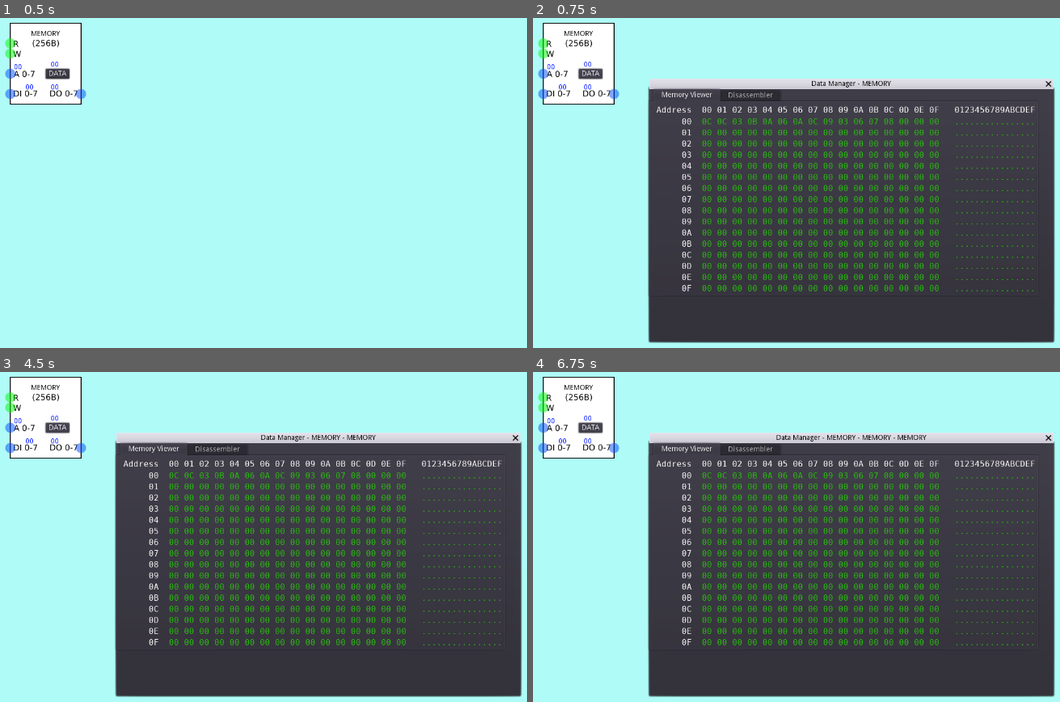
Above: before the commit, frames 1-4 (two rows, left to right).
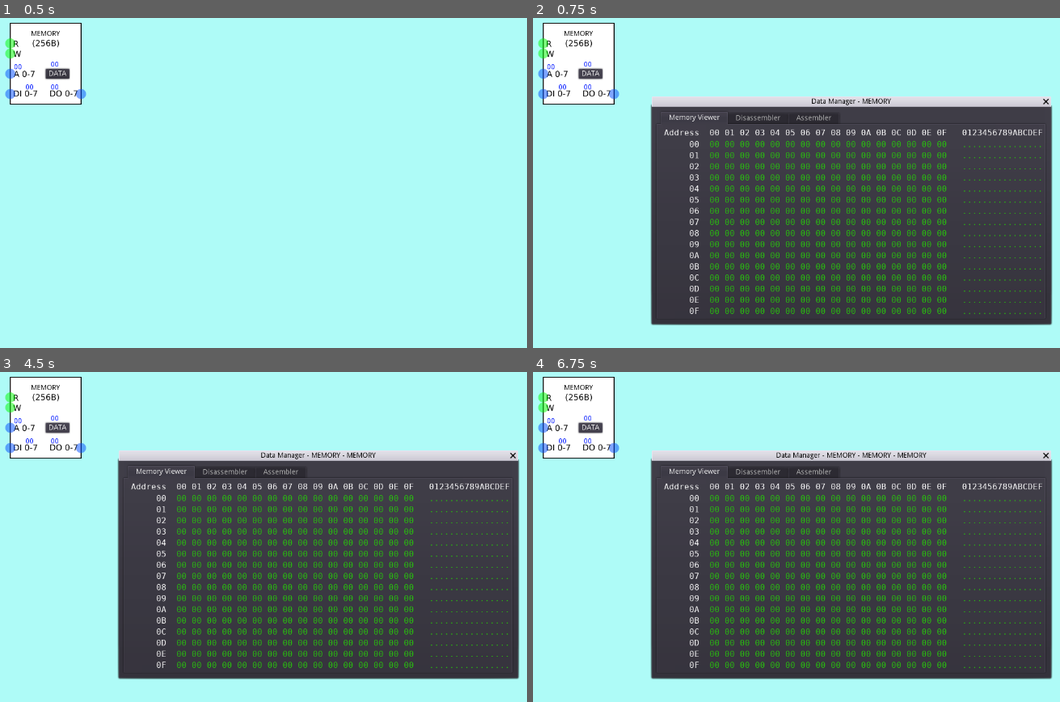
Above: after the commit, the same moments.

Repository: andrew-wilkes/digital-logic
Game: Godot game, scene res://parts/blocks/Memory.tscn
Same seed, same stepped clock (60 frames per second), same inputs: the game is played once before the commit and once after it. This scene is started directly instead of the project's main scene.
Inputs:
- Up to frame 1 (0.5 s): no input
- Up to frame 2 (0.75 s): click "DATA" at 0.5 s
- Up to frame 3 (4.5 s): click "MEMORY" at 1.25 s; click "OK" at 2 s; click "MEMORY" at 2.75 s; click "OK" at 3.5 s; click "DATA" at 4.25 s
- Up to frame 4 (6.75 s): click "MEMORY" at 5 s; click "OK" at 5.75 s; click "DATA" at 6.5 s

Frame 1 is identical in both runs. In frame 2, 23% of the frame differs, in the area x 21-100%, y 18-99%; in frame 3, 23%; in frame 4, 23%.
Error after the commit: Invalid call. Nonexistent function 'replace' in base 'Array'. (res://panels/Disassembler.gd:48)

Commit message:
Sync mem and src with popup

Diff:
--- /dev/null
+++ b/game/panels/Assembler.gd
@@ -0,0 +1,21 @@
+extends Control
+
+signal compile
+
+func load_src():
+	$VBox/SRC.text = g.src
+
+
+func _on_CompileButton_button_down():
+	g.src = $VBox/SRC.text.strip_edges()
+	emit_signal("compile")
+
+
+func show_msg(m, line_num):
+	highlight_line(line_num)
+	$Alert.dialog_text = m
+	$Alert.popup_centered()
+
+
+func highlight_line(line_num):
+	$VBox/SRC.cursor_set_line(line_num)
--- /dev/null
+++ b/game/panels/Assembler.tscn
@@ -0,0 +1,49 @@
+[gd_scene load_steps=2 format=2]
+
+[ext_resource path="res://panels/Assembler.gd" type="Script" id=1]
+
+[node name="Assembler" type="MarginContainer"]
+anchor_right = 1.0
+anchor_bottom = 1.0
+script = ExtResource( 1 )
+__meta__ = {
+"_edit_use_anchors_": false
+}
+
+[node name="VBox" type="VBoxContainer" parent="."]
+margin_right = 1280.0
+margin_bottom = 800.0
+custom_constants/separation = 10
+
+[node name="Header" type="HBoxContainer" parent="VBox"]
+margin_right = 1280.0
+margin_bottom = 20.0
+
+[node name="Control" type="Control" parent="VBox/Header"]
+margin_right = 1211.0
+margin_bottom = 20.0
+size_flags_horizontal = 3
+
+[node name="CompileButton" type="Button" parent="VBox/Header"]
+margin_left = 1215.0
+margin_right = 1280.0
+margin_bottom = 20.0
+size_flags_horizontal = 5
+size_flags_vertical = 5
+text = "Compile"
+
+[node name="SRC" type="TextEdit" parent="VBox"]
+margin_top = 30.0
+margin_right = 1280.0
+margin_bottom = 800.0
+size_flags_horizontal = 3
+size_flags_vertical = 3
+highlight_current_line = true
+show_line_numbers = true
+
+[node name="Alert" type="AcceptDialog" parent="."]
+margin_right = 83.0
+margin_bottom = 58.0
+size_flags_horizontal = 0
+size_flags_vertical = 0
+[connection signal="button_down" from="VBox/Header/CompileButton" to="." method="_on_CompileButton_button_down"]
--- a/game/panels/DataManager.gd
+++ b/game/panels/DataManager.gd
@@ -8,10 +8,26 @@
 		testing = true
 		open([])
 
-func open(data: Array, src = "", title = ""):
-	g.mem = data
-	g.src = src
+
+func open(title = ""):
 	if title != "":
 		window_title += " - " + title
 	call_deferred("popup_centered")
 	$Tabs/MemoryViewer.start(testing)
+	$Tabs/Disassembler.load_memory()
+	$Tabs/Assembler.load_src()
+
+
+func _on_Assembler_compile():
+	$Tabs.set_current_tab(1)
+	$Tabs/Disassembler.compile()
+
+
+func _on_Disassembler_code_error(msg, line_num):
+	$Tabs.set_current_tab(2)
+	$Tabs/Assembler.show_msg(msg, line_num)
+
+
+func _on_Disassembler_edit_source(line_num):
+	$Tabs.set_current_tab(2)
+	$Tabs/Assembler.highlight_line(line_num - 1)
--- a/game/panels/DataManager.tscn
+++ b/game/panels/DataManager.tscn
@@ -1,14 +1,15 @@
-[gd_scene load_steps=4 format=2]
+[gd_scene load_steps=5 format=2]
 
 [ext_resource path="res://panels/DataManager.gd" type="Script" id=1]
 [ext_resource path="res://panels/MemoryViewer.tscn" type="PackedScene" id=2]
 [ext_resource path="res://panels/Disassembler.tscn" type="PackedScene" id=3]
+[ext_resource path="res://panels/Assembler.tscn" type="PackedScene" id=4]
 
 [node name="DataManager" type="WindowDialog"]
 anchor_right = 1.0
 anchor_bottom = 1.0
-margin_right = -480.0
-margin_bottom = -300.0
+margin_right = -490.0
+margin_bottom = -370.0
 window_title = "Data Manager"
 script = ExtResource( 1 )
 __meta__ = {
@@ -16,11 +17,16 @@
 }
 
 [node name="Tabs" type="TabContainer" parent="."]
-margin_right = 8.0
-margin_bottom = 36.0
+margin_left = 10.0
+margin_top = 10.0
+margin_right = 768.0
+margin_bottom = 254.0
 size_flags_horizontal = 3
 tab_align = 0
 use_hidden_tabs_for_min_size = true
+__meta__ = {
+"_edit_use_anchors_": false
+}
 
 [node name="MemoryViewer" parent="Tabs" instance=ExtResource( 2 )]
 anchor_right = 1.0
@@ -36,3 +42,13 @@
 margin_top = 32.0
 margin_right = -4.0
 margin_bottom = -4.0
+
+[node name="Assembler" parent="Tabs" instance=ExtResource( 4 )]
+visible = false
+margin_left = 4.0
+margin_top = 32.0
+margin_right = -4.0
+margin_bottom = -4.0
+[connection signal="code_error" from="Tabs/Disassembler" to="." method="_on_Disassembler_code_error"]
+[connection signal="edit_source" from="Tabs/Disassembler" to="." method="_on_Disassembler_edit_source"]
+[connection signal="compile" from="Tabs/Assembler" to="." method="_on_Assembler_compile"]
--- a/game/panels/DataSrcLabel.gd
+++ b/game/panels/DataSrcLabel.gd
@@ -3,8 +3,8 @@
 signal clicked(line_number)
 signal value_changed(id, value)
 
+var id = 0
 var line_number = 0
-var id = 0
 var value = 0
 var editable = true
 var text_color
@@ -28,7 +28,7 @@
 		if value < -128:
 			value = -128
 		if value < 0:
-			value = 256 - value
+			value = 256 + value
 		if testing:
 			set_value(value)
 		emit_signal("value_changed", id, value)
@@ -38,6 +38,7 @@
 
 func set_value(v, txt = ""):
 	text = "%02X %s" % [v, txt]
+	value = v
 
 
 func _on_DataSrcLabel_gui_input(event):
@@ -46,6 +47,7 @@
 			$Edit.set_text(String(value))
 			$Edit.popup_centered()
 		else:
+			modulate = text_color
 			emit_signal("clicked", line_number)
 
 
--- a/game/panels/Disassembler.gd
+++ b/game/panels/Disassembler.gd
@@ -1,4 +1,7 @@
 extends Control
+
+signal code_error(msg, line_num)
+signal edit_source(line_num)
 
 var testing = false
 var locs
@@ -17,17 +20,28 @@
 		new_line.get_node("ADDR").text = "%02X" % n
 		new_line.get_node("SRC").id = n
 		new_line.get_node("SRC").connect("value_changed", self, "set_value")
+		new_line.get_node("SRC").connect("clicked", self, "edit_source")
 	if get_parent().name == "root":
 		$BG.show()
 		g.src = "START: DEST, DEST, ADD\nADD: SRC, TEMP, NEXT\nNEXT: TEMP, DEST, CONT\nCONT:w12\nTEMP:w1\nSRC:w2\nDEST:w3"
+		compile()
 	else:
 		$BG.hide()
-	compile()
 
 
-func update_addresses():
-	for n in 256:
-		pass
+func edit_source(line_number):
+	emit_signal("edit_source", line_number)
+
+
+func load_memory():
+	var addr = 0
+	for loc in locs.get_children():
+		var label = loc.get_node("SRC")
+		label.set_value(g.mem[addr], "")
+		label.editable = true
+		label.line_number = 0
+		addr += 1
+	compile()
 
 
 func compile():
@@ -45,7 +59,7 @@
 		if line.length() > 0 and line[0] != "#":
 			var i = line.find(":")
 			if i < 0:
-				show_msg("Error on line %d: %s" % [line_num, line])
+				show_msg("Error on line %d: %s" % [line_num, line], line_num)
 				return
 			else:
 				var label = line.substr(0, i).dedent().rstrip(" ")
@@ -57,63 +71,63 @@
 				if end < 1:
 					end = line.length()
 				if end - i < 3:
-					show_msg("Error on line %d: %s (too short)" % [line_num, line])
+					show_msg("Error on line %d: %s (too short)" % [line_num, line], line_num)
 					return
 				line = line.substr(i + 1, end - 1)
-				lines.append(line)
+				lines.append({"code": line, "number": line_num})
 				if line[0] == "w":
 					addr += 1
 				elif line[0] == " ":
 					addr += 3
 				else:
-					show_msg("Error on line %d: %s (no space after colon)" % [line_num, line])
+					show_msg("Error on line %d: %s (no space after colon)" % [line_num, line], line_num)
 					return
 	addr = 0
 	for line in lines:
-		line_text = line
+		line_text = line.code
 		if line_text[0] == "w":
 			line_text[0] = " "
 			var x = get_next_token()
 			if x.is_valid_integer():
-				set_value(addr, int(x), code.pop_front())
+				set_value(addr, int(x), line.number, code.pop_front())
 				addr += 1
 			else:
-				show_msg("Invalid integer: %s" % x)
+				show_msg("Invalid integer: %s" % x, line.number)
 				return
 		else:
 			var a = get_next_token()
 			if labels.keys().has(a):
-				set_value(addr, labels[a], code.pop_front())
+				set_value(addr, labels[a], line.number, code.pop_front())
 			else:
-				show_msg("Unknown label: %s" % a)
+				show_msg("Unknown label: %s" % a, line.number)
 				return
 			addr += 1
 			var b = get_next_token()
 			if b == "":
-				show_msg("Missing second parameter!")
+				show_msg("Missing second parameter!", line.number)
 				return
 			if labels.keys().has(b):
-				set_value(addr, labels[b], b)
+				set_value(addr, labels[b], line.number, b)
 			else:
-				show_msg("Unknown label: %s" % b)
+				show_msg("Unknown label: %s" % b, line.number)
 				return
 			addr += 1
 			var c = get_next_token()
 			if c == "":
-				set_value(addr, labels[b], b)
+				set_value(addr, labels[b], line.number, b)
 			elif labels.keys().has(c):
-				set_value(addr, labels[c], c)
+				set_value(addr, labels[c], line.number, c)
 			else:
-				show_msg("Unknown label: %s" % c)
+				show_msg("Unknown label: %s" % c, line.number)
 				return
 			addr += 1
 
 
-func set_value(addr, v, txt = ""):
-	print(txt)
+func set_value(addr, v, line_number = 0, txt = ""):
 	var label = locs.get_child(addr).get_node("SRC")
 	label.set_value(v, txt)
 	label.editable = txt.empty()
+	label.line_number = line_number
 	if addr < g.mem.size():
 		g.mem[addr] = v
 
@@ -131,7 +145,5 @@
 	return t
 
 
-func show_msg(m):
-	print(m)
-	#msg.dialog_text = m
-	#msg.popup_centered()
+func show_msg(m, line_num = 0):
+	emit_signal("code_error", m, line_num)
--- a/game/panels/Disassembler.tscn
+++ b/game/panels/Disassembler.tscn
@@ -6,6 +6,8 @@
 [node name="Disassembler" type="MarginContainer"]
 anchor_right = 1.0
 anchor_bottom = 1.0
+margin_right = -680.0
+margin_bottom = -390.0
 size_flags_horizontal = 3
 script = ExtResource( 1 )
 __meta__ = {
@@ -13,18 +15,18 @@
 }
 
 [node name="BG" type="ColorRect" parent="."]
-margin_right = 1280.0
-margin_bottom = 800.0
+margin_right = 600.0
+margin_bottom = 410.0
 size_flags_horizontal = 3
 size_flags_vertical = 3
 color = Color( 0.152941, 0.152941, 0.152941, 1 )
 
 [node name="VBox" type="VBoxContainer" parent="."]
-margin_right = 1280.0
-margin_bottom = 800.0
+margin_right = 600.0
+margin_bottom = 410.0
 
 [node name="Header" type="HBoxContainer" parent="VBox"]
-margin_right = 1280.0
+margin_right = 600.0
 margin_bottom = 14.0
 
 [node name="Label" type="Label" parent="VBox/Header"]
@@ -34,20 +36,21 @@
 
 [node name="SC" type="ScrollContainer" parent="VBox"]
 margin_top = 18.0
-margin_right = 1280.0
-margin_bottom = 218.0
+margin_right = 600.0
+margin_bottom = 410.0
 rect_min_size = Vector2( 0, 200 )
+size_flags_vertical = 3
 scroll_horizontal_enabled = false
 
 [node name="LOCS" type="VBoxContainer" parent="VBox/SC"]
-margin_right = 1280.0
-margin_bottom = 200.0
+margin_right = 600.0
+margin_bottom = 392.0
 size_flags_horizontal = 3
 size_flags_vertical = 3
 custom_constants/separation = 0
 
 [node name="H" type="HBoxContainer" parent="VBox/SC/LOCS"]
-margin_right = 1280.0
+margin_right = 600.0
 margin_bottom = 14.0
 
 [node name="ADDR" type="Label" parent="VBox/SC/LOCS/H"]
--- a/game/panels/LabelDialog.gd
+++ b/game/panels/LabelDialog.gd
@@ -5,7 +5,6 @@
 func _ready():
 	if get_parent().name == "root":
 		call_deferred("popup_centered")
-
 
 func set_text(txt):
 	if txt == "?":
--- a/game/parts/blocks/Memory.gd
+++ b/game/parts/blocks/Memory.gd
@@ -9,15 +9,13 @@
 enum { DO }
 
 func _ready():
-	mem.resize(memory_size)
-	for a in memory_size:
-		mem[a] = 0
+	if mem.size() < memory_size:
+		mem.resize(memory_size)
+		for a in memory_size:
+			mem[a] = 0
 	set_hex()
 	$Title.update_title(title)
 	$Title.connect("updated", self, "update_title")
-	var prog = [12,12,3,11,10,6,10,12,9,3,6,7,8]
-	for n in prog.size():
-		mem[n] = prog[n]
 
 
 func update_title(txt):
@@ -43,4 +41,12 @@
 
 
 func _on_ViewData_button_down():
-	$c/DataManager.open(mem, src, title)
+	g.mem = mem
+	g.src = src
+	$c/DataManager.open(title)
+
+
+func _on_DataManager_popup_hide():
+	mem = g.mem
+	src = g.src
+	set_hex()
--- a/game/parts/blocks/Memory.tscn
+++ b/game/parts/blocks/Memory.tscn
@@ -116,3 +116,4 @@
 
 [node name="DataManager" parent="c" instance=ExtResource( 5 )]
 [connection signal="button_down" from="ViewData" to="." method="_on_ViewData_button_down"]
+[connection signal="popup_hide" from="c/DataManager" to="." method="_on_DataManager_popup_hide"]
